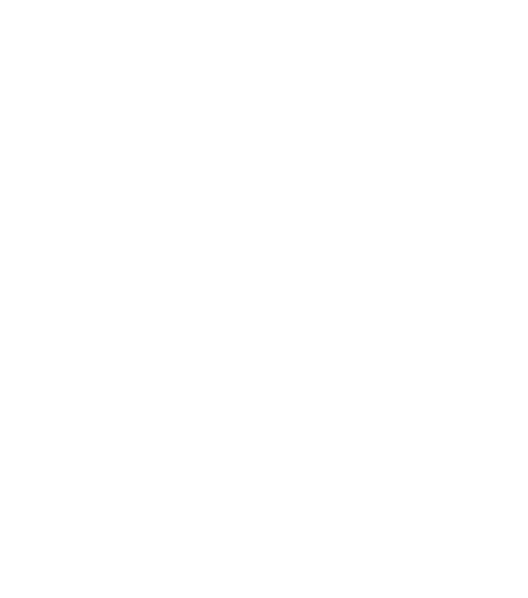
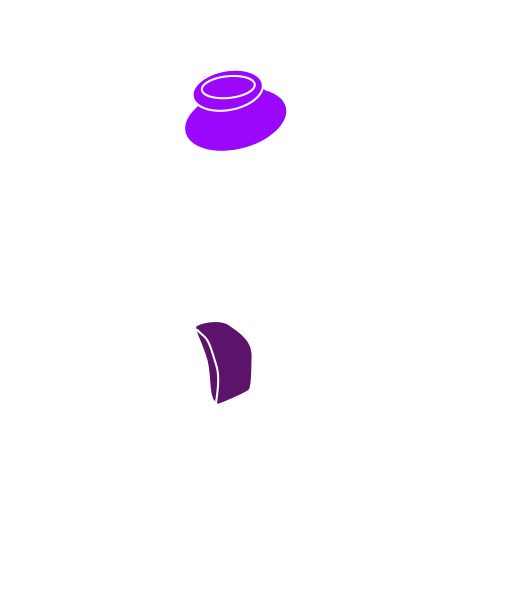
Comparing the layer stacks of the two 528 × 598 images. Changes:
added layer "Form 2" above "Form 1" over [left=185, top=70, right=287, bottom=151]
added layer "Form 1" over [left=196, top=321, right=253, bottom=404]
